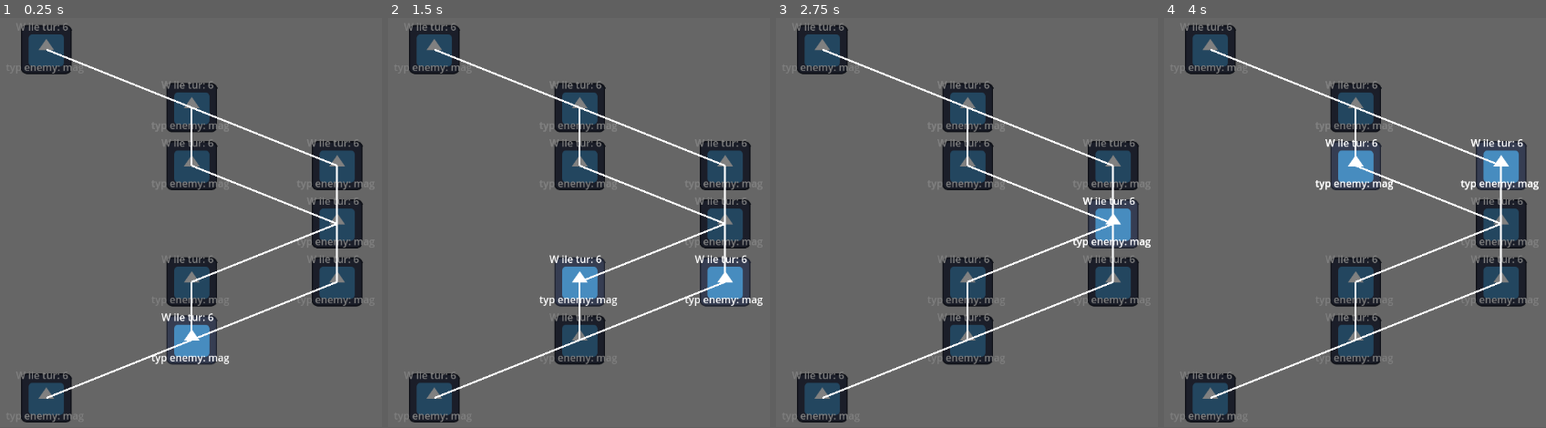
Above: before the commit, frames 1-4 (left to right).
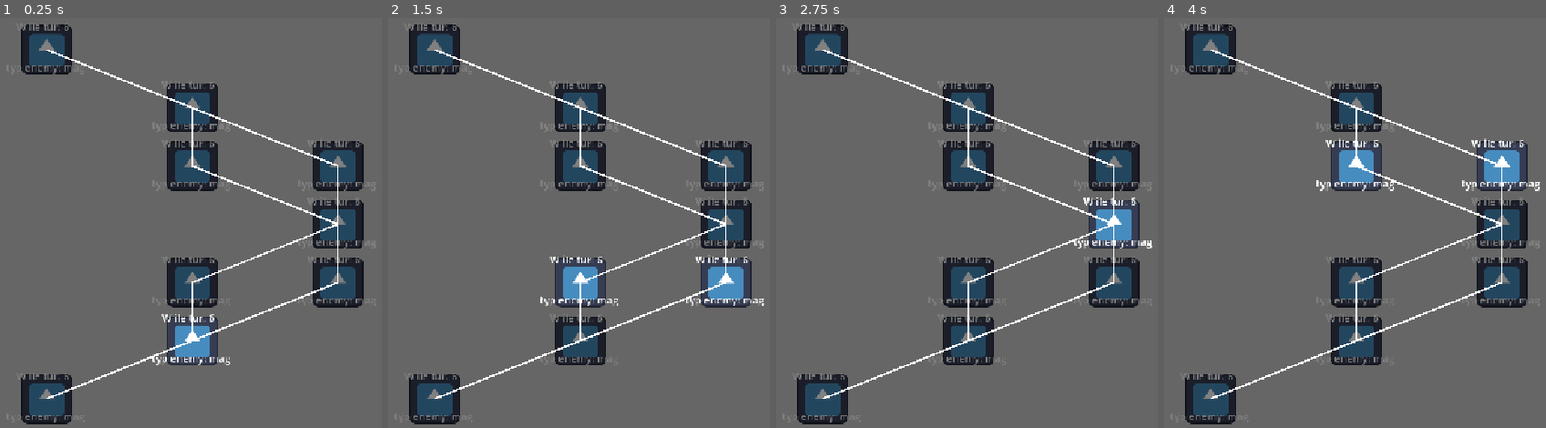
Above: after the commit, the same moments.

Repository: GaskaPiotr/HackYeah2025
Game: Godot game, scene res://dungeon/dungeon.tscn
Same seed, same stepped clock (60 frames per second), same inputs: the game is played once before the commit and once after it. The engine's default icon, where the game draws it, is replaced by a stand-in: a white triangle on a blue panel in a dark square.
Inputs (mouse positions are in pixels of both pictures, inside the frame that each line leads up to):
- Up to frame 1 (0.25 s): no input
- Up to frame 2 (1.5 s): tap Enter at 0.5 s; move the mouse to (433, 399) at 0.52 s; click (433, 399) at 0.67 s; tap Space at 1.25 s; move the mouse to (579, 341) at 1.27 s; click (579, 341) at 1.42 s
- Up to frame 3 (2.75 s): tap Enter at 2 s; move the mouse to (1112, 280) at 2.02 s; click (1112, 280) at 2.17 s
- Up to frame 4 (4 s): tap Space at 2.75 s; move the mouse to (1355, 280) at 2.77 s; click (1355, 280) at 2.92 s; tap Enter at 3.5 s; move the mouse to (1500, 223) at 3.52 s; click (1500, 223) at 3.67 s
In our replay, the window is 799x449 before the commit and 800x450 after it. These sizes can differ from the game's own. Grey fills any space a smaller window leaves; there, only what the larger window draws over its background counts as a difference.

The runs differ from the first frame. In frame 1, 4.6% of the frame differs, in the area x 3-99%, y 1-100%; in frame 2, 4.8%; in frame 3, 4.6%; in frame 4, 4.8%.

Commit message:
fight

Diff:
--- /dev/null
+++ b/board/board.gd
@@ -0,0 +1,251 @@
+extends Node2D
+
+var card_placeholder = preload("res://board/card_placeholder.tscn")
+var card_choose = preload("res://board/card_choose.tscn")
+var card_on_hand = preload("res://board/card_on_hand.tscn")
+
+var turn = 1 # 1 = player, 0 = enemy
+
+var max_number_of_turns = 6
+var turns_left = 6
+var board_width = 1152.0
+var number_of_card_placeholders = 5
+var x_difference_between_cards
+var x_offset_troops = 100
+
+var num_cards_to_choose = 5
+
+var cards_on_hand := []
+var cards_to_choose := []
+
+var card_on_hand_and_chosen
+
+enum CardType { MIXTURE_DMG, MIXTURE_HEAL, MIXTURE_DRAW, MINION, ARSENAL }
+enum EnemyMove { MIXTURE_DMG, MIXTURE_HEAL, MINION, ARSENAL }
+
+var hand_size = 7
+
+func _ready():
+	board_width = board_width - x_offset_troops*2
+	x_difference_between_cards = board_width/number_of_card_placeholders
+	add_enemy_cards_placeholders()
+	add_player_cards_placeholders()
+	turns_left = max_number_of_turns
+	player_choose_cards()
+	$number_of_turns_left.text = str(turns_left)
+
+
+func player_choose_cards():
+	$player_choose.visible = true
+	$ColorRect.color = Color(0.0, 0.0, 0.0, 0.5)
+	$ColorRect.visible = true
+	$ColorRect.mouse_filter = Control.MOUSE_FILTER_IGNORE
+	var x_difference_between_cards_choose = board_width/num_cards_to_choose
+	for i in range(num_cards_to_choose):
+		var card_x = x_difference_between_cards_choose * i + x_difference_between_cards_choose/2
+		var new_card_choose = card_choose.instantiate()
+		new_card_choose.position = Vector2(card_x, 0)
+		cards_to_choose.append(new_card_choose)
+		$player_choose.add_child(new_card_choose)
+	var btn = $player_choose/Button
+	btn.position = Vector2(x_difference_between_cards_choose * 2 + x_difference_between_cards_choose/2, 100)
+
+
+
+func add_enemy_cards_placeholders():
+	for i in range(number_of_card_placeholders):
+		var pos_x = x_difference_between_cards * i + x_difference_between_cards/2 + x_offset_troops
+		var new_card_placeholder = card_placeholder.instantiate()
+		new_card_placeholder.position = Vector2(pos_x, 0)
+		new_card_placeholder.enemy = true
+		new_card_placeholder.place = i
+		$enemy_troops.add_child(new_card_placeholder)
+
+
+func add_player_cards_placeholders():
+	for i in range(number_of_card_placeholders):
+		var pos_x = x_difference_between_cards * i + x_difference_between_cards/2 + x_offset_troops
+		var new_card_placeholder = card_placeholder.instantiate()
+		new_card_placeholder.position = Vector2(pos_x, 0)
+		new_card_placeholder.enemy = false
+		new_card_placeholder.place = i
+		$player_troops.add_child(new_card_placeholder)
+
+
+func _on_button_pressed() -> void:
+	for i in range(num_cards_to_choose):
+		if cards_to_choose[i].chosen == false:
+			var old_card = cards_to_choose[i]
+			var new_card_placeholder = card_choose.instantiate()
+			new_card_placeholder.position = old_card.global_position
+			cards_to_choose[i] = new_card_placeholder
+			old_card.queue_free()
+	for card in cards_to_choose:
+		var new_card_on_hand = card_on_hand.instantiate()
+		new_card_on_hand.position = card.position
+		cards_on_hand.append(new_card_on_hand)
+		$player_hand.add_child(new_card_on_hand)
+	$player_choose.visible = false
+	$ColorRect.visible = false
+	$ColorRect.mouse_filter = Control.MOUSE_FILTER_IGNORE
+	arrange_cards_in_hand(cards_on_hand, Vector2(0,80))
+
+func arrange_cards_in_hand(cards: Array, center_pos: Vector2, spacing: float = 100.0, max_angle: float = 12.0, max_height: float = 50.0):
+	var n = cards.size()
+	if n == 0:
+		return
+	# Calculate start index relative to center
+	for i in range(n):
+		var t = i / float(n - 1) if n > 1 else 0.5  # t goes from 0 (left) to 1 (right)
+
+		# Horizontal position: spread cards evenly around center
+		var x_offset = lerp(-spacing * (n-1)/2, spacing * (n-1)/2, t)
+
+		# Vertical position: peak in the middle, lower on the sides (parabola)
+		var y_offset = -4 * max_height * (t - 0.5) * (t - 0.5) + max_height
+
+		# Rotation: tilt cards to the sides
+		var angle = lerp(-max_angle, max_angle, t)
+
+		# Apply to card
+		var card = cards[i]
+		card.position = center_pos + Vector2(x_offset, -y_offset)
+		card.rotation_degrees = angle
+		print(card.global_position.x, card.global_position.y)
+
+func change_chosen_card(node):
+	if card_on_hand_and_chosen == null:
+		card_on_hand_and_chosen = node
+		card_on_hand_and_chosen.make_chosen()
+	else:
+		card_on_hand_and_chosen.make_unchosen()
+		card_on_hand_and_chosen = node
+		card_on_hand_and_chosen.make_chosen()
+
+func clicked_placeholder(node):
+	if card_on_hand_and_chosen != null and turn == 1:
+		if card_on_hand_and_chosen.card_type == CardType.MINION and node.is_occupied == false and node.enemy == false:
+			node.is_occupied = true
+			node.get_node("Minion").visible = true
+			cards_on_hand.erase(card_on_hand_and_chosen)
+			card_on_hand_and_chosen.queue_free()
+			arrange_cards_in_hand(cards_on_hand, Vector2(0,80))
+		elif card_on_hand_and_chosen.card_type == CardType.ARSENAL and node.is_occupied == true and node.have_weapon == false and node.enemy == false:
+			node.is_occupied = true
+			node.get_node("Arsenal").visible = true
+			cards_on_hand.erase(card_on_hand_and_chosen)
+			card_on_hand_and_chosen.queue_free()
+			arrange_cards_in_hand(cards_on_hand, Vector2(0,80))
+		elif card_on_hand_and_chosen.card_type == CardType.MIXTURE_HEAL and node.is_occupied == true and node.enemy == false:
+			# node.strength += card_on_hand_and_chosen.value
+			cards_on_hand.erase(card_on_hand_and_chosen)
+			card_on_hand_and_chosen.queue_free()
+			arrange_cards_in_hand(cards_on_hand, Vector2(0,80))
+		elif card_on_hand_and_chosen.card_type == CardType.MIXTURE_DMG and node.is_occupied == true and node.enemy == true:
+			cards_on_hand.erase(card_on_hand_and_chosen)
+			card_on_hand_and_chosen.queue_free()
+			arrange_cards_in_hand(cards_on_hand, Vector2(0,80))
+		elif card_on_hand_and_chosen.card_type == CardType.MIXTURE_DRAW:
+			cards_on_hand.erase(card_on_hand_and_chosen)
+			card_on_hand_and_chosen.queue_free()
+			var n_cards = card_on_hand_and_chosen.value
+			for i in range(n_cards):
+				if hand_size > cards_on_hand.size():
+					var new_card_on_hand = card_on_hand.instantiate()
+					cards_on_hand.append(new_card_on_hand)
+					$player_hand.add_child(new_card_on_hand)
+			arrange_cards_in_hand(cards_on_hand, Vector2(0,80))
+		turn = 0
+		enemy_move()
+func clicked_boss(node):
+	if card_on_hand_and_chosen != null and turn == 1:
+		if card_on_hand_and_chosen.card_type == CardType.MIXTURE_DMG:
+			cards_on_hand.erase(card_on_hand_and_chosen)
+			card_on_hand_and_chosen.queue_free()
+			arrange_cards_in_hand(cards_on_hand, Vector2(0,80))
+			turn = 0
+			enemy_move()
+
+#EnemyMove { MIXTURE_DMG, MIXTURE_HEAL, MINION, ARSENAL }
+func enemy_move():
+	print("Starting...")
+	await get_tree().create_timer(1.0).timeout
+	print("1 second later!")
+	var moved = false
+	var move
+	var value
+	while not moved:
+		move = EnemyMove.values()[randi() % EnemyMove.size()]
+		if move == EnemyMove.MIXTURE_DMG:
+			print("trying MIXTURE DMG")
+			value = randi() % 3 + 1
+			var children = $player_troops.get_children()
+			var num_of_children = 0
+			for child in children:
+				if child.is_occupied:
+					num_of_children = num_of_children + 1
+			if num_of_children > 0:
+				var random_child = randi() % num_of_children
+				var child_node = children[random_child]
+				if child_node.is_occupied == true:
+					if child_node.stats > 0:
+						child_node.stats = child_node.stats - value
+						moved = true
+						print("moved MIXTURE DMG")
+		elif move == EnemyMove.MIXTURE_HEAL:
+			print("trying MIXTURE HEAL")
+			value = randi() % 2 + 1
+			var children = $enemy_troops.get_children()
+			var num_of_children = 0
+			for child in children:
+				if child.is_occupied:
+					num_of_children = num_of_children + 1
+			if num_of_children > 0:
+				var random_child = randi() % num_of_children
+				var child_node = children[random_child]
+				if child_node.is_occupied == true:
+					if child_node.stats < child_node.max_stats:
+						child_node.stats = child_node.stats + value
+						if child_node.stats > child_node.max_stats:
+							child_node.stats = child_node.max_stats
+						moved = true
+						print("moved MIXTURE_HEAL")
+		elif move == EnemyMove.ARSENAL:
+			print("trying ARSENAL")
+			value = randi() % 4 + 1
+			var children = $enemy_troops.get_children()
+			var num_of_children = 0
+			for child in children:
+				if child.is_occupied:
+					num_of_children = num_of_children + 1
+			if num_of_children > 0:
+				var random_child = randi() % num_of_children
+				var child_node = children[random_child]
+				if child_node.is_occupied == true:
+					if child_node.have_weapon == false:
+						child_node.weapon_stats = value
+						child_node.have_weapon = true
+						child_node.get_node("Arsenal").visible = true
+						moved = true
+					# VISIBLE ARSENALrandom_child.
+						print("moved ARSENAL")
+		elif move == EnemyMove.MINION:
+			print("trying MINION")
+			value = randi() % 2 + 1
+			var children = $enemy_troops.get_children()
+			var num_of_children = 0
+			for child in children:
+				if child.is_occupied:
+					num_of_children = num_of_children + 1
+			if num_of_children < number_of_card_placeholders:
+				var random_child = randi() % (number_of_card_placeholders - num_of_children)
+				var child_node = children[random_child]
+				if child_node.is_occupied == false:
+					child_node.stats = value
+					child_node.is_occupied = true
+					child_node.get_node("Minion").visible = true
+					moved = true
+					print("moved MINION")
+	turn = 1
+	turns_left = turns_left - 1
+	$number_of_turns_left.text = str(turns_left)
--- /dev/null
+++ b/board/board.tscn
@@ -0,0 +1,47 @@
+[gd_scene load_steps=3 format=3 uid="uid://cvph4dykw67o2"]
+
+[ext_resource type="Script" uid="uid://b0h8i5gr5h7j1" path="res://board/board.gd" id="1_k4dee"]
+[ext_resource type="PackedScene" uid="uid://b7pixhmlyd780" path="res://board/enemy.tscn" id="2_vj8kq"]
+
+[node name="Board" type="Node2D"]
+script = ExtResource("1_k4dee")
+
+[node name="Enemy" parent="." instance=ExtResource("2_vj8kq")]
+position = Vector2(576, 72)
+
+[node name="number_of_turns_left" type="Label" parent="."]
+offset_left = 16.0
+offset_top = 8.0
+offset_right = 191.0
+offset_bottom = 31.0
+text = "number of turns left: 6"
+
+[node name="enemy_troops" type="Node2D" parent="."]
+position = Vector2(0, 184)
+
+[node name="player_troops" type="Node2D" parent="."]
+position = Vector2(0, 352)
+
+[node name="ColorRect" type="ColorRect" parent="."]
+visible = false
+offset_left = -16.0
+offset_top = -24.0
+offset_right = 1184.0
+offset_bottom = 672.0
+color = Color(0.13319641, 0.13319641, 0.13319638, 1)
+
+[node name="player_choose" type="Node2D" parent="."]
+visible = false
+position = Vector2(0, 324)
+
+[node name="Button" type="Button" parent="player_choose"]
+offset_left = 512.0
+offset_top = 132.0
+offset_right = 648.0
+offset_bottom = 220.0
+text = "Accept"
+
+[node name="player_hand" type="Node2D" parent="."]
+position = Vector2(576, 512)
+
+[connection signal="pressed" from="player_choose/Button" to="." method="_on_button_pressed"]
--- /dev/null
+++ b/board/card_choose.gd
@@ -0,0 +1,22 @@
+extends Area2D
+
+
+var chosen = true
+
+func _ready():
+	$Line2D.visible = false
+	$Line2D2.visible = false
+
+func _input_event(viewport, event, shape_idx):
+	# This function is automatically called when you click a node with a CollisionShape2D
+	if event is InputEventMouseButton and event.pressed:
+		if event.button_index == MOUSE_BUTTON_LEFT:
+			if chosen:
+				chosen = false
+				$Line2D.visible = true
+				$Line2D2.visible = true
+				print("clicked")
+			else:
+				chosen = true
+				$Line2D.visible = false
+				$Line2D2.visible = false
--- /dev/null
+++ b/board/card_choose.tscn
@@ -0,0 +1,23 @@
+[gd_scene load_steps=3 format=3 uid="uid://bhk8h6fbi3rpb"]
+
+[ext_resource type="Script" uid="uid://dcgwa486xo7w3" path="res://board/card_choose.gd" id="1_361o3"]
+[ext_resource type="Texture2D" uid="uid://b46j3eo6rr3gw" path="res://icon.svg" id="2_ipaxy"]
+
+[node name="CardChoose" type="Area2D"]
+script = ExtResource("1_361o3")
+
+[node name="Sprite2D" type="Sprite2D" parent="."]
+position = Vector2(-4.7683716e-07, 1.2636185e-05)
+scale = Vector2(0.99999994, 1.875)
+texture = ExtResource("2_ipaxy")
+
+[node name="CollisionPolygon2D" type="CollisionPolygon2D" parent="."]
+polygon = PackedVector2Array(-64, -120, 64, -120, 64, 120, -64, 120)
+
+[node name="Line2D" type="Line2D" parent="."]
+points = PackedVector2Array(-64, -120, 64, 120)
+default_color = Color(1, 0, 0, 1)
+
+[node name="Line2D2" type="Line2D" parent="."]
+points = PackedVector2Array(-64, 120, 64, -120)
+default_color = Color(1, 0, 0, 1)
--- /dev/null
+++ b/board/card_on_hand.gd
@@ -0,0 +1,45 @@
+extends Area2D
+
+var chosen = false
+var glow_color: Color = Color(1, 1, 0.5)
+var original_modulate: Color
+var offset = 20
+enum CardType { MIXTURE_DMG, MIXTURE_HEAL, MIXTURE_DRAW, MINION, ARSENAL }
+var card_type = CardType.MINION
+var value = 2
+
+func _ready():
+	original_modulate = $Sprite2D.modulate
+
+func _input_event(viewport, event, shape_idx):
+	# This function is automatically called when you click a node with a CollisionShape2D
+	if event is InputEventMouseButton and event.pressed:
+		if event.button_index == MOUSE_BUTTON_LEFT:
+			if chosen:
+				chosen = false
+				$Sprite2D.modulate = original_modulate
+			else:
+				var board = get_parent().get_parent()
+				if board and board.has_method("change_chosen_card"):
+					board.change_chosen_card(self)
+
+func make_chosen():
+	$Sprite2D.modulate = glow_color
+	chosen = true
+
+func make_unchosen():
+	$Sprite2D.modulate = original_modulate
+	chosen = false
+
+func _on_mouse_entered():
+	position.y = position.y - offset
+	scale.x = 1.8
+	scale.y = 1.8
+	z_index = 10
+
+
+func _on_mouse_exited():
+	position.y = position.y + offset
+	scale.x = 0.8
+	scale.y = 0.8
+	z_index = 0
--- /dev/null
+++ b/board/card_on_hand.tscn
@@ -0,0 +1,18 @@
+[gd_scene load_steps=3 format=3 uid="uid://bbxumv30xqprn"]
+
+[ext_resource type="Script" uid="uid://bdm35imosq6vp" path="res://board/card_on_hand.gd" id="1_8ev2n"]
+[ext_resource type="Texture2D" uid="uid://b46j3eo6rr3gw" path="res://icon.svg" id="2_x7r08"]
+
+[node name="Card_on_hand" type="Area2D"]
+script = ExtResource("1_8ev2n")
+
+[node name="Sprite2D" type="Sprite2D" parent="."]
+position = Vector2(9.536743e-07, 0)
+scale = Vector2(0.74999994, 1.375)
+texture = ExtResource("2_x7r08")
+
+[node name="CollisionPolygon2D" type="CollisionPolygon2D" parent="."]
+polygon = PackedVector2Array(-48, -88, 48, -88, 48, 88, -48, 88)
+
+[connection signal="mouse_entered" from="." to="." method="_on_mouse_entered"]
+[connection signal="mouse_exited" from="." to="." method="_on_mouse_exited"]
--- /dev/null
+++ b/board/card_placeholder.gd
@@ -0,0 +1,28 @@
+extends Node2D
+
+var strength
+
+var enemy: bool
+var place
+var is_occupied = false
+var have_weapon = false
+
+var weapon_stats
+var max_stats = 5
+var stats = 0
+var card_sprite
+
+func _ready():
+	$Minion.visible = false
+	$strenght_label.visible = false
+	$Arsenal.visible = false
+
+
+func _input_event(viewport, event, shape_idx):
+	# This function is automatically called when you click a node with a CollisionShape2D
+	if event is InputEventMouseButton and event.pressed:
+		if event.button_index == MOUSE_BUTTON_LEFT:
+			var board = get_parent().get_parent()
+			if board and board.has_method("clicked_placeholder"):
+				board.clicked_placeholder(self)
+				print("clicked")
--- /dev/null
+++ b/board/card_placeholder.tscn
@@ -0,0 +1,31 @@
+[gd_scene load_steps=3 format=3 uid="uid://dffeecu0wapif"]
+
+[ext_resource type="Script" uid="uid://b6t2up4qvr6ej" path="res://board/card_placeholder.gd" id="1_buqqc"]
+[ext_resource type="Texture2D" uid="uid://b46j3eo6rr3gw" path="res://icon.svg" id="2_mejq8"]
+
+[node name="CardPlaceholder" type="Area2D"]
+script = ExtResource("1_buqqc")
+
+[node name="Polygon2D" type="Polygon2D" parent="."]
+color = Color(0.585062, 0.585062, 0.58506197, 1)
+polygon = PackedVector2Array(40, -64, 40, 64, -40, 64, -40, -64)
+
+[node name="Arsenal" type="Sprite2D" parent="."]
+position = Vector2(0, -24)
+scale = Vector2(0.4375, 0.8125)
+texture = ExtResource("2_mejq8")
+
+[node name="Minion" type="Sprite2D" parent="."]
+scale = Vector2(0.42187503, 0.8671875)
+texture = ExtResource("2_mejq8")
+
+[node name="strenght_label" type="Label" parent="."]
+offset_left = -40.0
+offset_top = -64.0
+offset_right = 44.0
+offset_bottom = -41.0
+text = "strength: 5"
+
+[node name="CollisionPolygon2D" type="CollisionPolygon2D" parent="."]
+position = Vector2(40, 0)
+polygon = PackedVector2Array(-80, -64, 0, -64, 0, 64, -80, 64)
--- /dev/null
+++ b/board/enemy.gd
@@ -0,0 +1,11 @@
+extends Node2D
+
+var curr_health
+
+func _input_event(viewport, event, shape_idx):
+	# This function is automatically called when you click a node with a CollisionShape2D
+	if event is InputEventMouseButton and event.pressed:
+		if event.button_index == MOUSE_BUTTON_LEFT:
+			var board = get_parent()
+			if board and board.has_method("clicked_boss"):
+				board.clicked_boss(self)
--- /dev/null
+++ b/board/enemy.tscn
@@ -0,0 +1,20 @@
+[gd_scene load_steps=3 format=3 uid="uid://b7pixhmlyd780"]
+
+[ext_resource type="Script" uid="uid://b3fa7xxrddfsb" path="res://board/enemy.gd" id="1_sexi2"]
+[ext_resource type="Texture2D" uid="uid://b46j3eo6rr3gw" path="res://icon.svg" id="2_hgsni"]
+
+[node name="Enemy" type="Area2D"]
+script = ExtResource("1_sexi2")
+
+[node name="Sprite2D" type="Sprite2D" parent="."]
+texture = ExtResource("2_hgsni")
+
+[node name="Label" type="Label" parent="."]
+offset_left = 72.0
+offset_top = -16.0
+offset_right = 112.0
+offset_bottom = 7.0
+text = "HP: 10"
+
+[node name="CollisionPolygon2D" type="CollisionPolygon2D" parent="."]
+polygon = PackedVector2Array(-64, -64, 64, -64, 64, 64, -64, 64)
--- /dev/null
+++ b/board/enemy_troops.tscn
@@ -0,0 +1,3 @@
+[gd_scene format=3 uid="uid://lbolwbaad2w1"]
+
+[node name="EnemyTroops" type="Node2D"]
--- /dev/null
+++ b/board/test.tscn
@@ -0,0 +1,11 @@
+[gd_scene load_steps=2 format=3 uid="uid://bljbjyarwd5aw"]
+
+[ext_resource type="PackedScene" uid="uid://bbxumv30xqprn" path="res://board/card_on_hand.tscn" id="1_xxifl"]
+
+[node name="Test" type="Node2D"]
+
+[node name="Card_on_hand" parent="." instance=ExtResource("1_xxifl")]
+position = Vector2(320, 168)
+
+[connection signal="mouse_entered" from="Card_on_hand" to="Card_on_hand" method="_on_mouse_entered"]
+[connection signal="mouse_exited" from="Card_on_hand" to="Card_on_hand" method="_on_mouse_exited"]
--- a/project.godot
+++ b/project.godot
@@ -14,3 +14,7 @@
 run/main_scene="uid://di4qnq3n5v88r"
 config/features=PackedStringArray("4.5", "Forward Plus")
 config/icon="res://icon.svg"
+
+[display]
+
+window/stretch/mode="canvas_items"
Not shown, added: board/board.gd.uid
Not shown, added: board/card_choose.gd.uid
Not shown, added: board/card_on_hand.gd.uid
Not shown, added: board/card_placeholder.gd.uid
Not shown, added: board/enemy.gd.uid
Not shown, added: board/board.tscn17926963353.tmp
Not shown, added: board/board.tscn31985920503.tmp
Not shown, added: board/board.tscn31990999369.tmp
Not shown, added: board/card_placeholder.tscn29267273863.tmp
Not shown, added: board/card_placeholder.tscn29272391534.tmp
Not shown, added: board/card_placeholder.tscn29282216259.tmp
